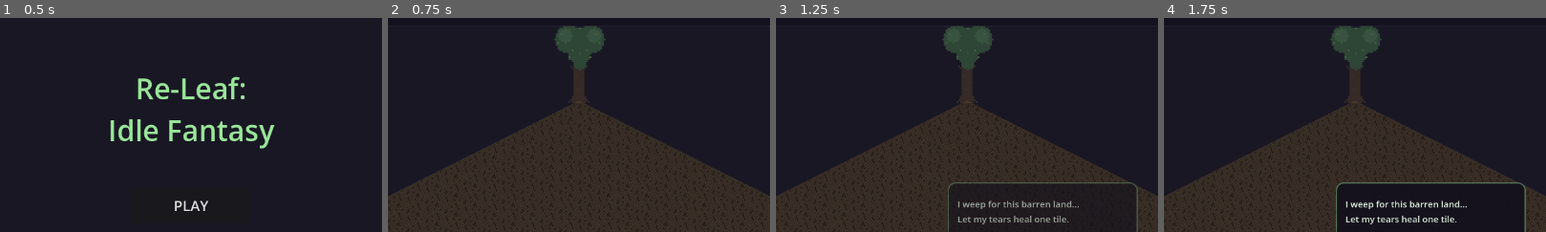
Above: before the commit, frames 1-4 (left to right).
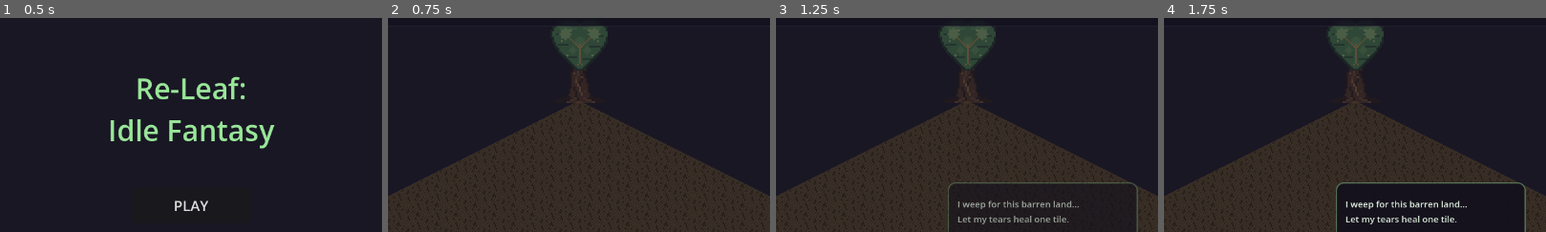
Above: after the commit, the same moments.

Repository: YEZHAA/Proyek-Game
Game: Godot game, scene res://src/main_menu.tscn
Two runs of this game, one before a commit and one after it. Both use one fixed random seed, a clock stepped at 60 frames per second and the inputs below.
Inputs (mouse positions are % of the whole screen's width and height, from its top left):
- Up to frame 1 (0.5 s): no input
- Up to frame 2 (0.75 s): click "PLAY" at 0.5 s
- Up to frame 3 (1.25 s): no input
- Up to frame 4 (1.75 s): click (87, 5) at 1.25 s
The pictures show only the part of the screen within x 25-75%, y 9-59%; the shares and areas given below are measured in that part.

Frame 1 is identical in both runs. In frame 2, 0.6% of the frame differs, in the area x 43-58%, y 3-40%; in frame 3, 0.6%; in frame 4, 0.6%.

Commit message:
feat(art): redesign heart tree sprite

Diff:
--- a/src/autoloads/sprite_generator.gd
+++ b/src/autoloads/sprite_generator.gd
@@ -114,6 +114,40 @@
 	img.set_pixel(x, y, blended)
 
 
+func _draw_pixel_line(img: Image, from_px: Vector2i, to_px: Vector2i, col: Color, width: int = 1) -> void:
+	var x0 := from_px.x
+	var y0 := from_px.y
+	var x1 := to_px.x
+	var y1 := to_px.y
+	var dx := absi(x1 - x0)
+	var sx := 1 if x0 < x1 else -1
+	var dy := -absi(y1 - y0)
+	var sy := 1 if y0 < y1 else -1
+	var err := dx + dy
+	var radius := maxi(0, floori(float(width) / 2.0))
+
+	while true:
+		for oy in range(-radius, radius + 1):
+			for ox in range(-radius, radius + 1):
+				if radius == 0 or ox * ox + oy * oy <= radius * radius:
+					_set_px(img, x0 + ox, y0 + oy, col)
+		if x0 == x1 and y0 == y1:
+			break
+		var e2 := 2 * err
+		if e2 >= dy:
+			err += dy
+			x0 += sx
+		if e2 <= dx:
+			err += dx
+			y0 += sy
+
+
+func _fill_spans(img: Image, spans: Array, col: Color, inflate_x: int = 0, y_offset: int = 0) -> void:
+	for span in spans:
+		var y := int(span[0]) + y_offset
+		_draw_line_h(img, y, int(span[1]) - inflate_x, int(span[2]) + inflate_x, col)
+
+
 # ═══════════════════════════════════════════════════════════════════════════════
 # TILES (16×16)
 # ═══════════════════════════════════════════════════════════════════════════════
@@ -705,109 +739,196 @@
 
 func _make_heart_tree() -> ImageTexture:
 	var img := _img(32, 48)
-	var trunk := Color(0.38, 0.28, 0.18)
-	var trunk_light := Color(0.45, 0.35, 0.22)
-	var canopy := Color(0.3, 0.55, 0.32)
-	var canopy_light := Color(0.4, 0.68, 0.42)
-	var highlight := Color(0.55, 0.78, 0.5)
-
-	# Trunk — bottom portion (rows 28-47), 6-8px wide centered
-	_fill_rect(img, 13, 28, 19, 48, trunk)
-	# Trunk bark detail
-	_set_px(img, 14, 32, trunk_light); _set_px(img, 17, 36, trunk_light)
-	_set_px(img, 15, 40, trunk_light); _set_px(img, 16, 44, trunk_light)
-	# Trunk widens at base
-	_fill_rect(img, 12, 44, 20, 48, trunk)
-	# Roots
-	_set_px(img, 11, 46, trunk); _set_px(img, 10, 47, trunk)
-	_set_px(img, 20, 46, trunk); _set_px(img, 21, 47, trunk)
-
-	# Branches extending up
-	_set_px(img, 12, 28, trunk); _set_px(img, 11, 27, trunk)
-	_set_px(img, 19, 28, trunk); _set_px(img, 20, 27, trunk)
-
-	# Heart-shaped canopy — two bumps plus pointed bottom
-	# Left bump
-	_fill_circle(img, 10.0, 12.0, 8.0, canopy)
-	# Right bump
-	_fill_circle(img, 22.0, 12.0, 8.0, canopy)
-	# Center fill to connect bumps
-	_fill_rect(img, 10, 8, 22, 24, canopy)
-	# Bottom point of heart
-	_fill_ellipse(img, 16.0, 24.0, 4.0, 5.0, canopy)
-
-	# Heart canopy highlights — lighter patches
-	_fill_circle(img, 8.0, 10.0, 4.0, canopy_light)
-	_fill_circle(img, 24.0, 10.0, 4.0, canopy_light)
-	_set_px(img, 16, 20, canopy_light)
-
-	# Small leaf details
-	_set_px(img, 4, 14, highlight); _set_px(img, 6, 9, highlight)
-	_set_px(img, 27, 14, highlight); _set_px(img, 25, 9, highlight)
-	_set_px(img, 16, 6, highlight); _set_px(img, 12, 18, highlight)
-	_set_px(img, 20, 18, highlight); _set_px(img, 10, 22, highlight)
-	_set_px(img, 22, 22, highlight)
-
+	_draw_heart_tree_sprite(img, false)
 	return _tex(img)
 
 
 func _make_heart_tree_glow() -> ImageTexture:
 	var img := _img(32, 48)
-	var trunk := Color(0.45, 0.35, 0.22)
-	var trunk_light := Color(0.55, 0.42, 0.28)
-	var canopy := Color(0.45, 0.72, 0.42)
-	var canopy_light := Color(0.6, 0.85, 0.55)
-	var highlight := Color(0.8, 0.95, 0.65)
-	var glow := Color(1.0, 0.95, 0.6, 0.4)
-
-	# Trunk (brighter)
-	_fill_rect(img, 13, 28, 19, 48, trunk)
-	_set_px(img, 14, 32, trunk_light); _set_px(img, 17, 36, trunk_light)
-	_set_px(img, 15, 40, trunk_light); _set_px(img, 16, 44, trunk_light)
-	_fill_rect(img, 12, 44, 20, 48, trunk)
-	_set_px(img, 11, 46, trunk); _set_px(img, 10, 47, trunk)
-	_set_px(img, 20, 46, trunk); _set_px(img, 21, 47, trunk)
-
-	# Branches
-	_set_px(img, 12, 28, trunk); _set_px(img, 11, 27, trunk)
-	_set_px(img, 19, 28, trunk); _set_px(img, 20, 27, trunk)
-
-	# Heart-shaped canopy (brighter)
-	_fill_circle(img, 10.0, 12.0, 8.0, canopy)
-	_fill_circle(img, 22.0, 12.0, 8.0, canopy)
-	_fill_rect(img, 10, 8, 22, 24, canopy)
-	_fill_ellipse(img, 16.0, 24.0, 4.0, 5.0, canopy)
-
-	# Bright highlights
-	_fill_circle(img, 8.0, 10.0, 4.0, canopy_light)
-	_fill_circle(img, 24.0, 10.0, 4.0, canopy_light)
-	_set_px(img, 16, 20, canopy_light)
-
-	# Luminous leaf details
-	_set_px(img, 4, 14, highlight); _set_px(img, 6, 9, highlight)
-	_set_px(img, 27, 14, highlight); _set_px(img, 25, 9, highlight)
-	_set_px(img, 16, 6, highlight); _set_px(img, 12, 18, highlight)
-	_set_px(img, 20, 18, highlight); _set_px(img, 10, 22, highlight)
-	_set_px(img, 22, 22, highlight)
-
-	# Glow aura around canopy
-	for angle_i in range(24):
-		var angle := float(angle_i) * TAU / 24.0
-		var gx := int(16.0 + cos(angle) * 13.0)
-		var gy := int(12.0 + sin(angle) * 13.0)
-		_blend_px(img, gx, gy, glow)
-		gx = int(16.0 + cos(angle) * 14.0)
-		gy = int(12.0 + sin(angle) * 14.0)
-		_blend_px(img, gx, gy, Color(glow.r, glow.g, glow.b, 0.2))
-
-	# Extra sparkle dots
-	_set_px(img, 3, 6, highlight); _set_px(img, 28, 6, highlight)
-	_set_px(img, 1, 12, highlight); _set_px(img, 30, 12, highlight)
-
-	return _tex(img)
-
-
-# ═══════════════════════════════════════════════════════════════════════════════
+	_draw_heart_tree_sprite(img, true)
+	return _tex(img)
+
+
+func _draw_heart_tree_sprite(img: Image, restored: bool) -> void:
+	var bark_dark := Color(0.17, 0.11, 0.08)
+	var bark := Color(0.35, 0.23, 0.15)
+	var bark_mid := Color(0.48, 0.33, 0.20)
+	var bark_light := Color(0.63, 0.44, 0.25)
+	var leaf_outline := Color(0.13, 0.24, 0.17)
+	var leaf_shadow := Color(0.20, 0.38, 0.24)
+	var leaf := Color(0.31, 0.56, 0.33)
+	var leaf_mid := Color(0.41, 0.66, 0.38)
+	var leaf_light := Color(0.59, 0.78, 0.47)
+	var heart_light := Color(0.76, 0.65, 0.34)
+	var sparkle := Color(0.72, 0.88, 0.56)
+
+	if restored:
+		bark_dark = Color(0.22, 0.14, 0.09)
+		bark = Color(0.46, 0.31, 0.18)
+		bark_mid = Color(0.62, 0.43, 0.24)
+		bark_light = Color(0.82, 0.60, 0.34)
+		leaf_outline = Color(0.20, 0.38, 0.22)
+		leaf_shadow = Color(0.32, 0.58, 0.30)
+		leaf = Color(0.48, 0.75, 0.39)
+		leaf_mid = Color(0.63, 0.86, 0.48)
+		leaf_light = Color(0.84, 0.96, 0.62)
+		heart_light = Color(1.0, 0.90, 0.42)
+		sparkle = Color(0.98, 1.0, 0.72)
+		_draw_heart_tree_aura(img)
+
+	var heart_spans := [
+		[2, 8, 13], [2, 19, 24],
+		[3, 6, 15], [3, 17, 26],
+		[4, 5, 27],
+		[5, 3, 29],
+		[6, 2, 30],
+		[7, 2, 30],
+		[8, 1, 31],
+		[9, 1, 31],
+		[10, 1, 31],
+		[11, 2, 30],
+		[12, 2, 30],
+		[13, 2, 30],
+		[14, 3, 29],
+		[15, 3, 29],
+		[16, 4, 28],
+		[17, 5, 27],
+		[18, 5, 27],
+		[19, 6, 26],
+		[20, 7, 25],
+		[21, 8, 24],
+		[22, 9, 23],
+		[23, 10, 22],
+		[24, 11, 21],
+		[25, 12, 20],
+		[26, 13, 19],
+		[27, 14, 18],
+		[28, 15, 17],
+	]
+
+	var trunk_spans := [
+		[26, 15, 17],
+		[27, 14, 18],
+		[28, 13, 19],
+		[29, 13, 19],
+		[30, 13, 18],
+		[31, 12, 18],
+		[32, 12, 18],
+		[33, 12, 18],
+		[34, 12, 19],
+		[35, 12, 19],
+		[36, 12, 19],
+		[37, 12, 20],
+		[38, 12, 20],
+		[39, 12, 20],
+		[40, 11, 20],
+		[41, 11, 20],
+		[42, 11, 21],
+		[43, 10, 21],
+		[44, 10, 22],
+		[45, 9, 23],
+		[46, 8, 24],
+		[47, 7, 25],
+	]
+
+	_draw_heart_tree_wood(img, trunk_spans, bark_dark, bark, bark_mid, bark_light)
+	_fill_spans(img, heart_spans, leaf_outline, 1, -1)
+	_fill_spans(img, heart_spans, leaf_outline, 1, 1)
+	_fill_spans(img, heart_spans, leaf_outline, 1)
+	_fill_spans(img, heart_spans, leaf)
+	_draw_heart_tree_leaf_texture(img, leaf_shadow, leaf_mid, leaf_light, heart_light, sparkle, restored)
+
+
+func _draw_heart_tree_wood(
+	img: Image,
+	trunk_spans: Array,
+	bark_dark: Color,
+	bark: Color,
+	bark_mid: Color,
+	bark_light: Color
+) -> void:
+	_draw_pixel_line(img, Vector2i(15, 27), Vector2i(8, 22), bark_dark, 2)
+	_draw_pixel_line(img, Vector2i(17, 27), Vector2i(24, 22), bark_dark, 2)
+	_draw_pixel_line(img, Vector2i(15, 27), Vector2i(10, 24), bark_mid, 1)
+	_draw_pixel_line(img, Vector2i(17, 27), Vector2i(22, 24), bark_mid, 1)
+
+	_fill_spans(img, trunk_spans, bark_dark, 1)
+	_fill_spans(img, trunk_spans, bark)
+
+	_draw_pixel_line(img, Vector2i(10, 45), Vector2i(3, 47), bark_dark, 2)
+	_draw_pixel_line(img, Vector2i(22, 45), Vector2i(29, 47), bark_dark, 2)
+	_draw_pixel_line(img, Vector2i(14, 45), Vector2i(9, 47), bark_mid, 1)
+	_draw_pixel_line(img, Vector2i(18, 45), Vector2i(24, 47), bark_mid, 1)
+
+	_draw_pixel_line(img, Vector2i(16, 27), Vector2i(14, 35), bark_mid, 1)
+	_draw_pixel_line(img, Vector2i(14, 35), Vector2i(17, 43), bark_light, 1)
+	_draw_pixel_line(img, Vector2i(18, 30), Vector2i(16, 37), bark_dark, 1)
+	_draw_pixel_line(img, Vector2i(13, 39), Vector2i(15, 46), bark_dark, 1)
+	_set_px(img, 17, 33, bark_light)
+	_set_px(img, 13, 31, bark_light)
+	_set_px(img, 19, 41, bark_mid)
+
+
+func _draw_heart_tree_leaf_texture(
+	img: Image,
+	leaf_shadow: Color,
+	leaf_mid: Color,
+	leaf_light: Color,
+	heart_light: Color,
+	sparkle: Color,
+	restored: bool
+) -> void:
+	_draw_line_h(img, 5, 4, 11, leaf_mid)
+	_draw_line_h(img, 5, 21, 28, leaf_mid)
+	_draw_line_h(img, 6, 5, 14, leaf_mid)
+	_draw_line_h(img, 6, 18, 27, leaf_mid)
+	_draw_line_h(img, 9, 3, 10, leaf_shadow)
+	_draw_line_h(img, 10, 23, 29, leaf_shadow)
+	_draw_line_h(img, 15, 4, 9, leaf_shadow)
+	_draw_line_h(img, 16, 22, 27, leaf_shadow)
+	_draw_line_h(img, 22, 10, 14, leaf_shadow)
+	_draw_line_h(img, 23, 18, 22, leaf_shadow)
+
+	_fill_circle(img, 8.0, 9.0, 3.0, leaf_light)
+	_fill_circle(img, 24.0, 9.0, 3.0, leaf_light)
+	_fill_circle(img, 16.0, 13.0, 2.5, leaf_mid)
+	_fill_circle(img, 12.0, 18.0, 2.0, leaf_mid)
+	_fill_circle(img, 20.0, 18.0, 2.0, leaf_mid)
+
+	_draw_pixel_line(img, Vector2i(16, 25), Vector2i(16, 15), heart_light, 1)
+	_draw_pixel_line(img, Vector2i(16, 17), Vector2i(10, 11), heart_light, 1)
+	_draw_pixel_line(img, Vector2i(16, 17), Vector2i(22, 11), heart_light, 1)
+	_set_px(img, 15, 26, heart_light)
+	_set_px(img, 17, 26, heart_light)
+
+	_set_px(img, 6, 13, sparkle)
+	_set_px(img, 11, 7, sparkle)
+	_set_px(img, 21, 7, sparkle)
+	_set_px(img, 26, 13, sparkle)
+	_set_px(img, 9, 21, sparkle)
+	_set_px(img, 23, 21, sparkle)
+	_set_px(img, 16, 4, sparkle)
+
+	if restored:
+		_set_px(img, 4, 7, sparkle)
+		_set_px(img, 28, 7, sparkle)
+		_set_px(img, 2, 16, sparkle)
+		_set_px(img, 30, 16, sparkle)
+		_set_px(img, 16, 29, heart_light)
+
+
+func _draw_heart_tree_aura(img: Image) -> void:
+	var warm := Color(1.0, 0.90, 0.42, 0.36)
+	var green := Color(0.68, 1.0, 0.58, 0.18)
+	for angle_i in range(36):
+		var angle := float(angle_i) * TAU / 36.0
+		_blend_px(img, int(16.0 + cos(angle) * 15.0), int(14.0 + sin(angle) * 13.0), warm)
+		_blend_px(img, int(16.0 + cos(angle) * 17.0), int(14.0 + sin(angle) * 15.0), green)
+
+	for p in [Vector2i(3, 6), Vector2i(29, 6), Vector2i(1, 13), Vector2i(31, 13), Vector2i(7, 28), Vector2i(25, 28)]:
+		_blend_px(img, p.x, p.y, Color(1.0, 0.96, 0.65, 0.5))
+
+
 # UI ELEMENTS & ICONS
 # ═══════════════════════════════════════════════════════════════════════════════
 
